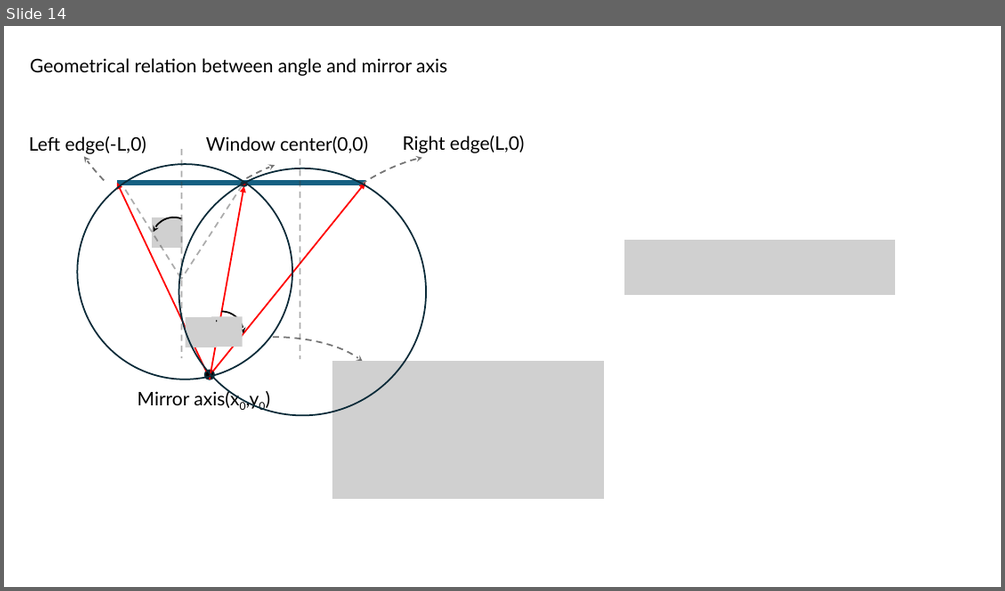
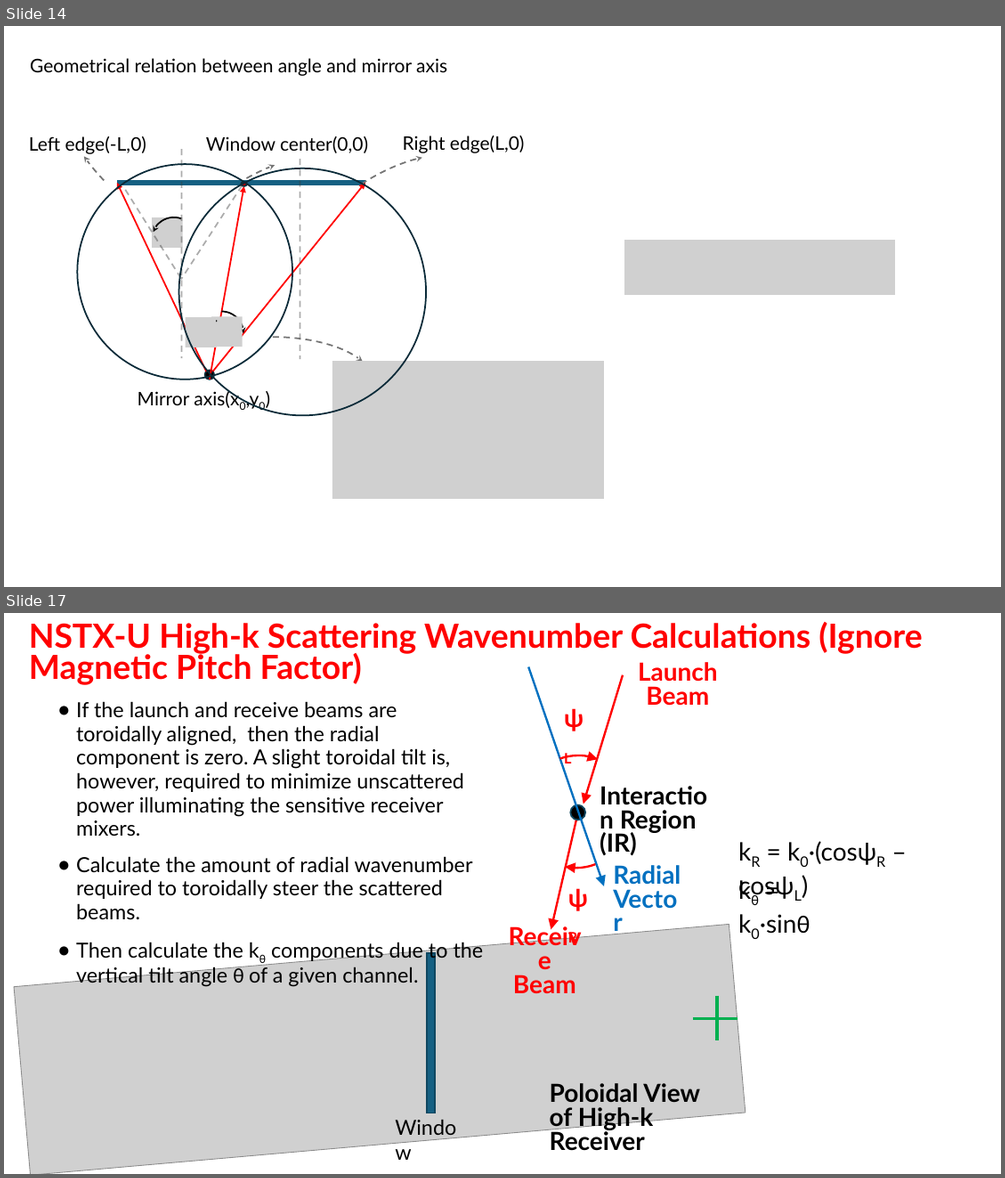
Before and after one commit to USTC-star/computer_share, a slide deck: NSTX-U High-k Scattering receiver optical calculation and calibration.pptx. Shown one above the other, each under a label of ours: slide 14 before the commit, slides 14 and 17 after it; the slides between them are not shown. The pictures are 1005x591 and 1005x1178 pixels, drawn with LibreOffice and Linux fonts; fonts in the diff are those of the drawing; grey boxes stand for pictures. Boxes give left, top, right and bottom in pixels: in the first picture for what was removed or moved away, otherwise in the second. Text is boxed around its words. In the diff, an @@ line names an element or a change of style, - is before the commit and + after.

```diff
--- a/NSTX-U High-k Scattering receiver optical calculation and calibration.pptx
+++ b/NSTX-U High-k Scattering receiver optical calculation and calibration.pptx
@@ slide 17 added at [4,613,1001,1174], background #FFFFFF @@
@@ text added at [29,622,922,685], 32 pt, text #FF0000, bold @@
+NSTX-U High-k Scattering Wavenumber Calculations (Ignore Magnetic Pitch Factor)
@@ text added at [638,662,718,706], 24 pt, text #FF0000, bold @@
+Launch Beam
@@ arrow added from (528, 666) to (604, 886), #0070C0 2 pt @@
@@ arrow added from (623, 675) to (583, 803), #FF0000 2 pt @@
@@ text added at [76,701,484,987], 20 pt, text #000000 @@
+● If the launch and receive beams are toroidally aligned, then the radial component is zero. A slight toroidal tilt is, however, required to minimize unscattered power illuminating the sensitive receiver mixers.
+● Calculate the amount of radial wavenumber required to toroidally steer the scattered beams.
+● Then calculate the kθ components due to the vertical tilt angle θ of a given channel.
@@ text added at [557,699,598,737], 24 pt, text #FF0000, bold @@
+ψL
@@ arc (boxed as its full ellipse) added at [521,755,631,868], outline #FF0000 2 pt @@
@@ arc (boxed as its full ellipse) added at [523,755,633,868], outline #FF0000 2 pt @@
@@ arrow added from (578, 812) to (551, 929), #FF0000 2 pt @@
@@ ellipse added at [571,805,586,820], fill #000000, outline #104760 1.5 pt @@
@@ text added at [599,810,696,856], 24 pt, text #000000, bold @@
+Interaction Region (IR)
@@ text added at [732,832,975,869], 24 pt, text #000000 @@
+kR = k0·(cosψR – cosψL)
@@ text added at [561,878,605,916], 24 pt, text #FF0000, bold @@
+ψR
@@ text added at [613,865,680,884], 24 pt, text #0070C0, bold @@
+Radial Vector
@@ picture added at [14,924,745,1174] @@
@@ text added at [760,914,810,933], 24 pt, text #000000 @@
+kθ = k0·sinθ
@@ rectangle added at [427,953,435,1112], fill #156082, outline #104760 1.5 pt @@
@@ text added at [513,974,576,993], 24 pt, text #FF0000, bold @@
+Receive Beam
@@ line added from (717, 996) to (717, 1041), #00B050 3 pt @@
@@ line added from (693, 1018) to (737, 1018), #00B050 3 pt @@
@@ text added at [550,1083,700,1151], 24 pt, text #000000, bold @@
+Poloidal View of High-k Receiver
@@ text added at [388,1111,474,1143], 20 pt, text #000000 @@
+Window
```
Also in this commit, not shown: 9 other slides added, 4 other files.
